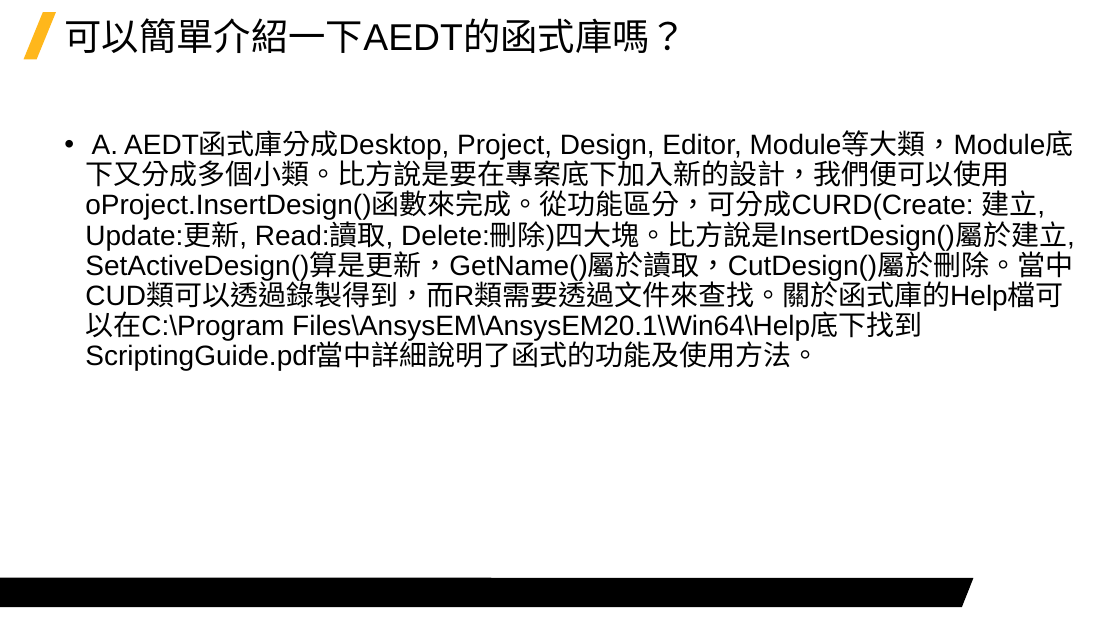
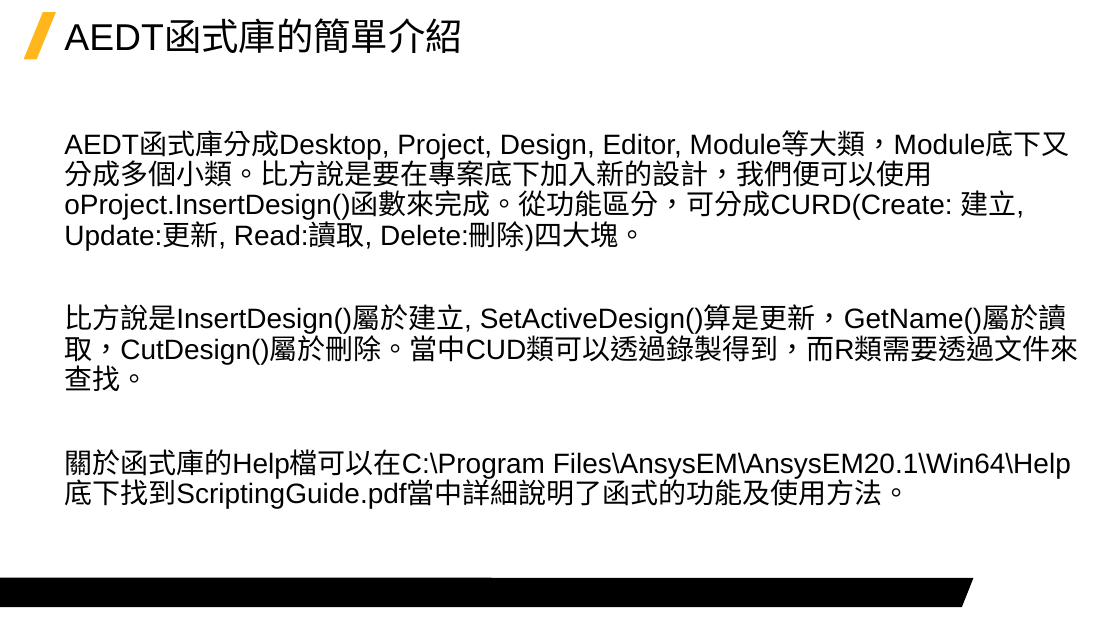
Before and after one commit to Jerrick-cheng/AEDT-Automation-Camp, a slide deck: slide 8 of 上課教材/Week4.pptx (slide 5 before the commit). Drawn at 1120x630 pixels with LibreOffice and Linux fonts; fonts in the diff are those of the drawing; background and template pictures are left out. Boxes give left, top, right and bottom in pixels: in the first picture for what was removed or moved away, otherwise in the second. Text is boxed around its words. In the diff, an @@ line names an element or a change of style, - is before the commit and + after.

```diff
--- a/上課教材/Week4.pptx
+++ b/上課教材/Week4.pptx
@@ title at (x1=64, y1=20, x2=462, y2=53): text changed @@
-可以簡單介紹一下AEDT的函式庫嗎？
+AEDT函式庫的簡單介紹
@@ text at (x1=64, y1=132, x2=1078, y2=509): text changed @@
-• A. AEDT函式庫分成Desktop, Project, Design, Editor, Module等大類，Module底下又分成多個小類。比方說是要在專案底下加入新的設計，我們便可以使用oProject.InsertDesign()函數來完成。從功能區分，可分成CURD(Create: 建立, Update:更新, Read:讀取, Delete:刪除)四大塊。比方說是InsertDesign()屬於建立, SetActiveDesign()算是更新，GetName()屬於讀取，CutDesign()屬於刪除。當中CUD類可以透過錄製得到，而R類需要透過文件來查找。關於函式庫的Help檔可以在C:\Program Files\AnsysEM\AnsysEM20.1\Win64\Help底下找到ScriptingGuide.pdf當中詳細說明了函式的功能及使用方法。
+AEDT函式庫分成Desktop, Project, Design, Editor, Module等大類，Module底下又分成多個小類。比方說是要在專案底下加入新的設計，我們便可以使用oProject.InsertDesign()函數來完成。從功能區分，可分成CURD(Create: 建立, Update:更新, Read:讀取, Delete:刪除)四大塊。
+比方說是InsertDesign()屬於建立, SetActiveDesign()算是更新，GetName()屬於讀取，CutDesign()屬於刪除。當中CUD類可以透過錄製得到，而R類需要透過文件來查找。
+關於函式庫的Help檔可以在C:\Program Files\AnsysEM\AnsysEM20.1\Win64\Help底下找到ScriptingGuide.pdf當中詳細說明了函式的功能及使用方法。
```
Also in this commit, not shown: 4 other slides changed, 6 slides added, 5 slides removed, 2 other files.
